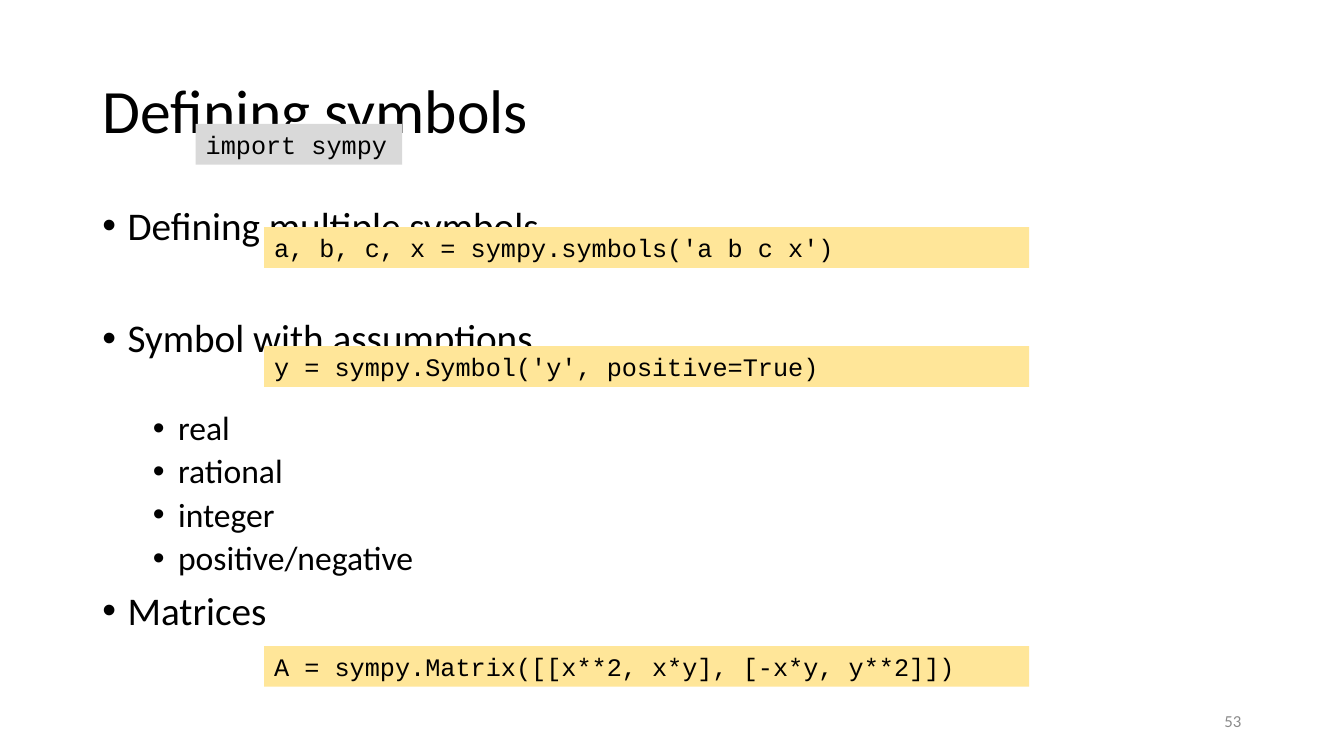
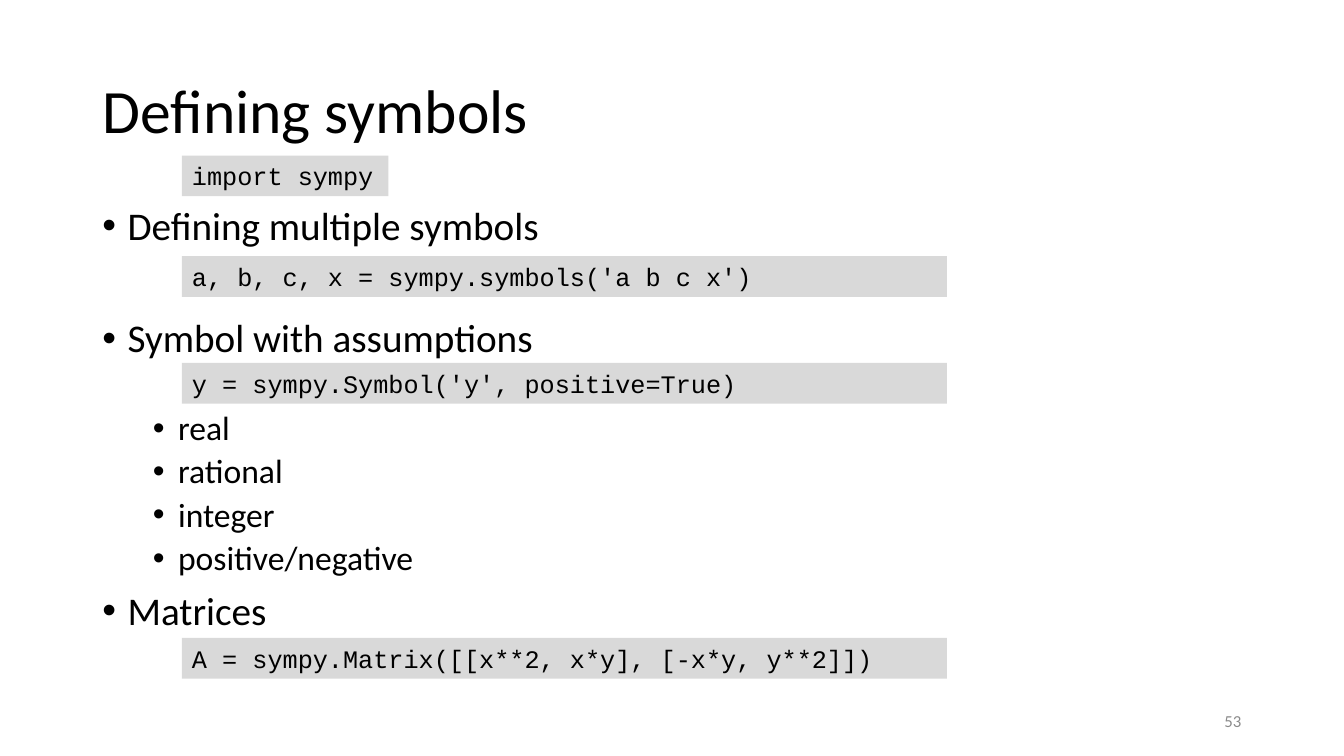
Before and after one commit to gjbex/Scientific-Python, a slide deck: slide 53 of scientific_python.pptx. Drawn at 1344x756 pixels with LibreOffice and Linux fonts; fonts in the diff are those of the drawing. Boxes give left, top, right and bottom in pixels: in the first picture for what was removed or moved away, otherwise in the second. Text is boxed around its words. In the diff, an @@ line names an element or a change of style, - is before the commit and + after.

Commit message:
Fix formatting sympy section

```diff
--- a/scientific_python.pptx
+++ b/scientific_python.pptx
@@ rectangle "import sympy": place and size @@
-rectangle "import sympy" at [196,124,402,164]
+rectangle "import sympy" at [182,155,389,196]
@@ fill #FFE699 to #D9D9D9 in 3 elements at [182,638,948,679], [182,363,948,403], [182,256,948,296] @@
@@ rectangle "a, b, c, x = ...": place and size @@
-rectangle "a, b, c, x = ..." at [264,227,1029,267]
+rectangle "a, b, c, x = ..." at [182,256,948,296]
@@ rectangle "y = sympy.Symbol('y', positive=True)": place and size @@
-rectangle "y = sympy.Symbol('y', positive=True)" at [264,347,1029,387]
+rectangle "y = sympy.Symbol('y', positive=True)" at [182,363,948,403]
@@ rectangle "A = sympy.Matrix([[x**2, x*y], [-x*y, ...": place and size @@
-rectangle "A = sympy.Matrix([[x**2, x*y], [-x*y, ..." at [264,646,1029,687]
+rectangle "A = sympy.Matrix([[x**2, x*y], [-x*y, ..." at [182,638,948,679]
```
Also in this commit, not shown: 8 other slides changed.
